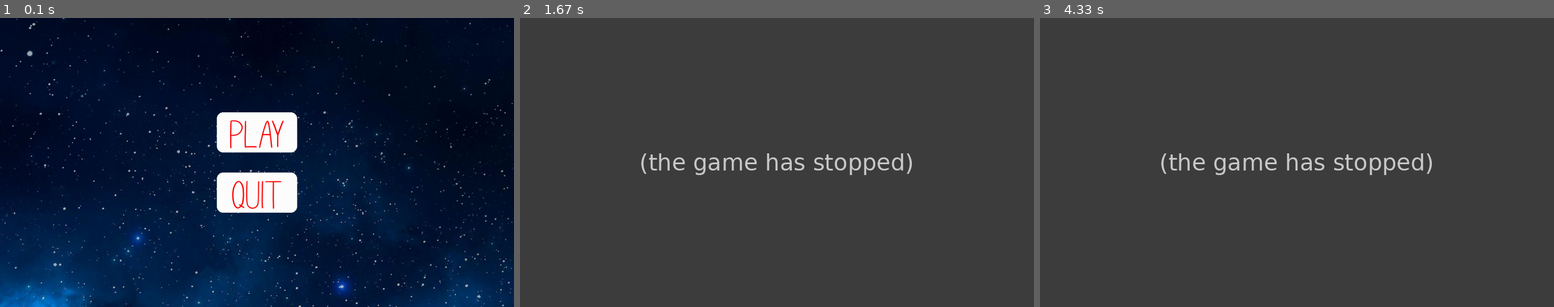
Above: before the commit, frames 1-3 (left to right).
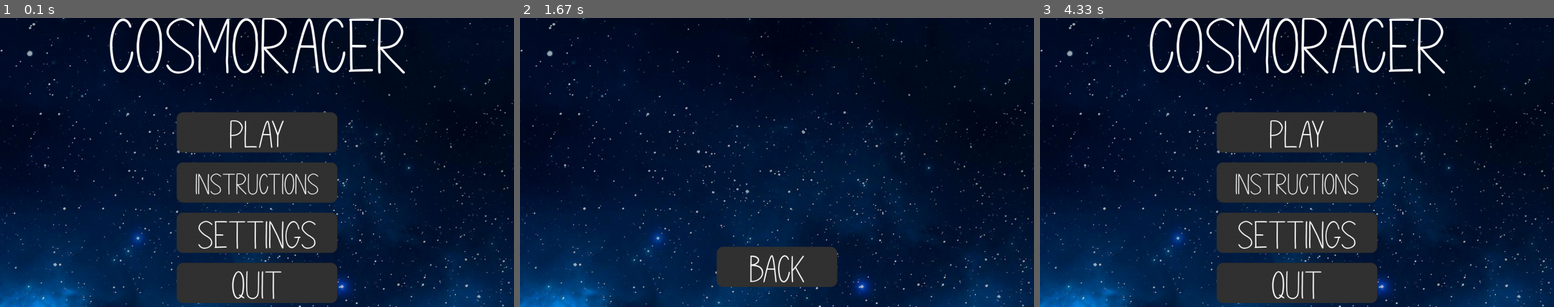
Above: after the commit, the same moments.

Repository: williamjamesj/pygame-project-williamjamesj
Game: pygame game, started from main.py
The game is run twice, just before and just after one commit, with the same random seed, the same clock (stepped at 60 frames per second) and the same inputs.
Inputs (mouse positions are in pixels of both pictures, inside the frame that each line leads up to):
- Up to frame 1 (0.1 s): no input
- Up to frame 2 (1.67 s): click (777, 182) at 0.38 s; click (756, 174) at 0.72 s
- Up to frame 3 (4.33 s): click "Back" at 2.05 s; click (1297, 231) at 2.55 s; click (1137, 119) at 2.88 s; click "Back" at 4.22 s

The runs differ from the first frame. In frame 1, 20% of the frame differs, in the area x 21-79%, y 0-99%; in frame 2, 97%, in the area x 0-100%, y 0-100%; in frame 3, 84%.
Before the commit the program exited at 0.4 s; later frames show no game.

Commit message:
added instructions and settings, they do nothing so far

Diff:
--- a/buttons.py
+++ b/buttons.py
@@ -7,9 +7,9 @@
         x,y = position
         self.rectangle = pygame.Rect(0,0,width,height)
         self.rectangle.center = (globals.dimensions[0]/2+x,globals.dimensions[1]/2+y)
-        pygame.draw.rect(surface, (255,255,255), self.rectangle, border_radius = 15)
+        pygame.draw.rect(surface, (50,50,50), self.rectangle, border_radius = 15)
         font = pygame.font.Font('Nougat.ttf', size)
-        textobject = font.render(text, True, (255,0,0))
+        textobject = font.render(text, True, (255,255,255))
         # Draws the text in the center of the rectangle, whilst offsetting the text by the width of the text, so that it remains centered, instead of being offset to the bottom right.
         textw = self.rectangle.centerx - textobject.get_width()/2
         texth = self.rectangle.centery - textobject.get_height()/2
--- a/globalvariables.py
+++ b/globalvariables.py
@@ -3,6 +3,7 @@
 gamestage = "menu" # The stage that the game is in
 buttonArray = []
 levelbuttonArray = []
+settingsbuttons = []
 backgroundpicture = None # All of the variables declared to be None are just placeholders to be set in another file.
 screen = None
 level = None
@@ -14,3 +15,4 @@
 playerorigin = None
 lang = None
 languagesdict = None
+instructionsbackbutton = None
--- a/main.py
+++ b/main.py
@@ -1,6 +1,6 @@
 import pygame
 from pygame.locals import *
-from menu import displayMenu, checkingMenu, levelSelector, checkingLevel
+from menu import checkingSettings, displayMenu, checkingMenu, displaySettings, levelSelector, checkingLevel, displayInstructions, checkingInstructions
 import globalvariables as globals
 from gameplay import updatePlayer
 import os, sys
@@ -22,6 +22,8 @@
 fpsClock = pygame.time.Clock()
 menurendered = False
 levelrendered = False
+instructionsrendered = False
+settingsrendered = False
 globals.backgroundpicture = pygame.image.load("resources/background.jpg")
 while globals.running: # The main loop can be stopped from any file
     '''Main Loop - Always running'''
@@ -33,6 +35,10 @@
             checkingMenu(pygame.mouse.get_pos())
         elif (globals.gamestage == "levelselect" and event.type == MOUSEBUTTONDOWN):
             checkingLevel(pygame.mouse.get_pos())
+        elif (globals.gamestage == "instructions" and event.type == MOUSEBUTTONDOWN):
+            checkingInstructions(pygame.mouse.get_pos())
+        elif (globals.gamestage == "settings" and event.type == MOUSEBUTTONDOWN):
+            checkingSettings(pygame.mouse.get_pos())
     if globals.gamestage == "game": # Loops while the player is playing the game, at the top of the elif list because it is the most performance hungry.
         updatePlayer(pygame.key.get_pressed())
         globals.allobjects.draw(globals.screen)
@@ -41,14 +47,25 @@
         displayMenu()
         menurendered = True # Means that the menu will only be drawn once so that the performance isn't being impeded by redrawing the background.
         levelrendered = False
+        settingsrendered = False
     elif globals.gamestage == "levelselect" and not levelrendered:
         levelSelector()
         levelrendered = True
+    elif globals.gamestage == "instructions" and not instructionsrendered:
+        displayInstructions()
+        levelrendered = True
+        menurendered = False
+    elif globals.gamestage == "settings" and not instructionsrendered:
+        displaySettings()
+        levelrendered = True
+        menurendered = False
     else:
         if not globals.gamestage == "menu":
             menurendered = False
         elif not globals.gamestage == "levelselect":
             levelrendered = False
+        elif not globals.gamestage == "instructions":
+            instructionsrendered = False
     if globals.debug:
         font = pygame.font.Font('Nougat.ttf', 50)
         textobject = font.render(str(math.ceil(fpsClock.get_fps())), True, (255,0,0))
--- a/menu.py
+++ b/menu.py
@@ -21,17 +21,32 @@
 def displayMenu():
     # Play Button = 0
     globals.screen.blit(globals.backgroundpicture, (0,0))
-    globals.buttonArray.append(buttons.Button(200,100,[0,-75],globals.screen,globals.languagesdict["play"],100))
-    globals.buttonArray.append(buttons.Button(200,100,[0,75],globals.screen,globals.languagesdict["quit"],100))
+    buttons.Button(0,0,[0,-300],globals.screen,globals.languagesdict["gamename"],200)
+    globals.buttonArray.append(buttons.Button(400,100,[0,-75],globals.screen,globals.languagesdict["play"],100))
+    globals.buttonArray.append(buttons.Button(400,100,[0,50],globals.screen,globals.languagesdict["instructions"],75))
+    globals.buttonArray.append(buttons.Button(400,100,[0,175],globals.screen,globals.languagesdict["settings"],100))
+    globals.buttonArray.append(buttons.Button(400,100,[0,300],globals.screen,globals.languagesdict["quit"],100))
     globals.levelbuttonArray = []
     return
+def displayInstructions():
+    globals.screen.blit(globals.backgroundpicture, (0,0))
+    globals.instructionsbackbutton = buttons.Button(300,100,[0,globals.dimensions[1]/2-100],globals.screen, globals.languagesdict["back"],100)
+def displaySettings():
+    globals.screen.blit(globals.backgroundpicture, (0,0))
+    globals.settingsbuttons.append(buttons.Button(300,100,[0,globals.dimensions[1]/2-100],globals.screen, globals.languagesdict["back"],100))
 def checkingMenu(position):
     if (globals.buttonArray[0].interacts(position)):
         globals.gamestage = "levelselect"
         globals.levelbuttonArray = [] # Clears the previous inhabitants of the array
     if (globals.buttonArray[1].interacts(position)):
+        globals.gamestage = "instructions"
+        globals.levelbuttonArray = [] # Clears the previous inhabitants of the array
+    if (globals.buttonArray[2].interacts(position)):
+        globals.gamestage = "settings"
+        globals.levelbuttonArray = [] # Clears the previous inhabitants of the array
+    if (globals.buttonArray[3].interacts(position)):
         globals.running = False
-        return
+    return
 def checkingLevel(position):
     if (globals.levelbuttonArray[-1].interacts(position)):
         globals.gamestage = "menu"
@@ -40,3 +55,13 @@
     elif(globals.levelbuttonArray[0].interacts(position)):
         game.playGame(1)
         return
+def checkingInstructions(position):
+    if (globals.instructionsbackbutton.interacts(position)):
+        globals.gamestage = "menu"
+        globals.buttonArray = []
+    return
+def checkingSettings(position):
+    if (globals.settingsbuttons[0].interacts(position)):
+        globals.gamestage = "menu"
+        globals.buttonArray = []
+    return
Not shown, changed: resources/localisation/english
